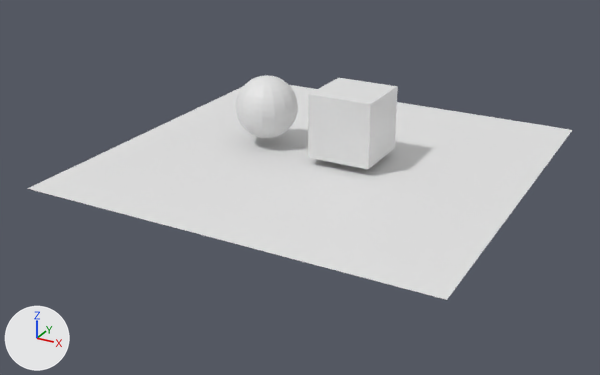
The OBJ model assets/3d_models/cube_plane_sphere.obj, before and after one commit.
Before and after are seen from a 50 mm lens placed at (10.88, -21.77, 8.33), pointed at (-0.41, -1.25, -1.93). Every picture has the same lights, and +X, +Y and +Z are marked at lower left. Where no turn or scale is listed for an object, it has been applied to the vertices.
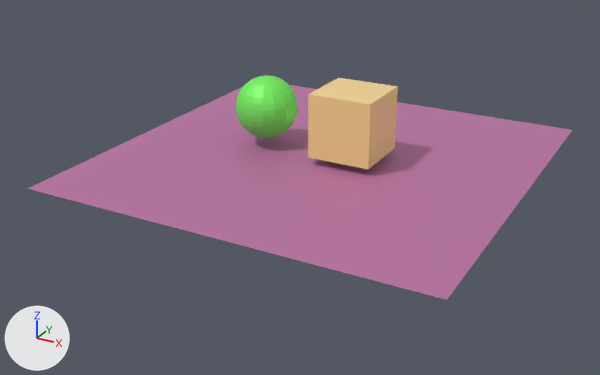
Where the change shows, as pixel boxes [x1, y1, x2, y2] in the pictures (600 x 375 px):
'Plane.001', recoloured (white to pink): [27, 85, 572, 300] in both
'Cube', recoloured (white to beige): [308, 78, 398, 169] in both
'Sphere.001', recoloured (white to green): [236, 75, 298, 138] in both

The change, as a diff of the scene's bpy script:
```diff
--- a/assets/3d_models/cube_plane_sphere.obj.py
+++ b/assets/3d_models/cube_plane_sphere.obj.py
@@ mat_opaque_green @@
+mat_opaque_green = principled_material('opaque_green')
+mat_opaque_green.base_color = (0.2, 0.93, 0.13)  # green #7cf765
+mat_opaque_green.metallic = 0.2
+mat_opaque_green.roughness = 0.526
@@ mat_opaque_purple @@
+mat_opaque_purple = principled_material('opaque_purple')
+mat_opaque_purple.base_color = (0.534, 0.189, 0.4)  # pink #c178aa
+mat_opaque_purple.metallic = 0.2
+mat_opaque_purple.roughness = 0.526
@@ mat_gold @@
+mat_gold = principled_material('gold')
+mat_gold.base_color = (1.0, 0.71, 0.29)  # beige #ffdb93
+mat_gold.roughness = 0.0
@@ me_cube @@
 me_cube.from_pydata(...)  # 8 vertices, 12 faces; spans x -0.26..1.74, y -1.0..1.0, z -1.0..1.0
+me_cube.materials.append(mat_gold)  # beige #ffdb93
@@ me_plane_001 @@
 me_plane_001.from_pydata(...)  # 4 vertices, 2 faces; spans x -6.41..6.13, y -6.46..6.08, z -1.23
+me_plane_001.materials.append(mat_opaque_purple)  # pink #c178aa
@@ me_sphere_001 @@
 me_sphere_001.from_pydata(...)  # 242 vertices, 480 faces; spans x -3.3..-1.3, y -1.0..1.0, z -1.0..1.0
+me_sphere_001.materials.append(mat_opaque_green)  # green #7cf765
```
